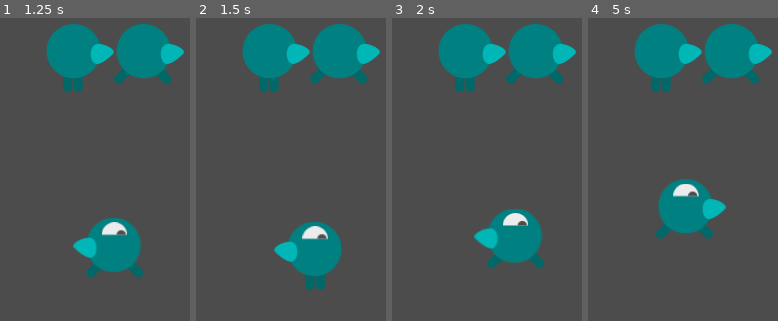
Above: before the commit, frames 1-4 (left to right).
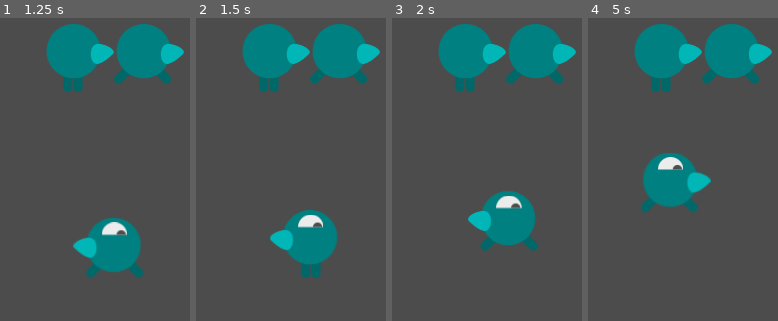
Above: after the commit, the same moments.

Repository: AlixBarreaux/dodge-the-beasties
Game: Godot game, scene res://TEST.tscn
Two runs of this game, one before a commit and one after it. Both use one fixed random seed, a clock stepped at 60 frames per second and the inputs below. This scene is started directly instead of the project's main scene.
Inputs (mouse positions are in pixels of both pictures, inside the frame that each line leads up to):
- Up to frame 1 (1.25 s): tap Enter at 0.5 s; move the mouse to (outside the picture) at 0.52 s; press the mouse at (outside the picture) at 0.53 s; hold W (move_up) from 0.53 s (still down); right-click (outside the picture) at 0.8 s
- Up to frame 2 (1.5 s): keep holding W (move_up); move the mouse to (outside the picture) at 1.27 s; release the mouse at (outside the picture) at 1.28 s; right-click (outside the picture) at 1.35 s
- Up to frame 3 (2 s): keep holding W (move_up); click (outside the picture) at 1.55 s
- Up to frame 4 (5 s): move the mouse to (outside the picture) at 2.02 s; release W (move_up) at 2.03 s; press the mouse at (outside the picture) at 2.03 s; hold A (move_left) 2.03-3.53 s; right-click (outside the picture) at 2.3 s; move the mouse to (728, 311) at 2.77 s; release the mouse at (728, 311) at 2.78 s; right-click (728, 311) at 2.85 s; click (728, 311) at 3.05 s; move the mouse to (633, 133) at 3.52 s; press the mouse at (633, 133) at 3.53 s; hold S (move_down) 3.53-4.28 s; right-click (633, 133) at 3.8 s; move the mouse to (outside the picture) at 4.27 s; release the mouse at (outside the picture) at 4.28 s; hold D (move_right) from 4.28 s (still down); right-click (outside the picture) at 4.35 s; click (outside the picture) at 4.55 s

Frame 1 is identical in both runs. In frame 2, 4.0% of the frame differs, in the area x 38-77%, y 63-90%; in frame 3, 5.1%; in frame 4, 7.1%, in the area x 27-73%, y 44-73%.

Commit message:
Remove right mouse button from PlayerController to avoid a movement bug in Player

Diff:
--- a/scripts/player.gd
+++ b/scripts/player.gd
@@ -49,15 +49,14 @@
 var velocity: Vector2 = Vector2(0.0, 0.0)
 
 func _physics_process(delta: float) -> void:
-#	direction = Vector2(0.0, 0.0)
-
+	print(direction)
 	if not mouse_event_global_position == Vector2(0.0, 0.0):
 		direction = (mouse_event_global_position - global_position).normalized()
-		velocity = direction * current_speed
-		self.move_and_slide(velocity)
-	else:
-		velocity = self.direction * self.current_speed
-		self.move_and_slide(self.velocity)
+#	else:
+#		direction = Vector2(0.0, 0.0)
+
+	velocity = self.direction * self.current_speed
+	self.move_and_slide(self.velocity)
 
 
 	self.position.x = clamp(self.position.x, 0, screen_size.x)
--- a/scripts/player_controller.gd
+++ b/scripts/player_controller.gd
@@ -23,11 +23,11 @@
 #	if direction == Vector2(0.0, 0.0):
 
 	if event is InputEventMouseButton or event is InputEventMouseMotion:
-		if Input.is_action_pressed("left_mouse_button") or Input.is_action_pressed("right_mouse_button"):
+		if Input.is_action_pressed("left_mouse_button"):
 			if event.global_position != Vector2(0.0, 0.0):
 				emit_signal("input_movement_mouse_sent", event.global_position)
 
-		elif Input.is_action_just_released("left_mouse_button") or Input.is_action_just_released("right_mouse_button"):
+		elif Input.is_action_just_released("left_mouse_button"):
 			emit_signal("input_movement_mouse_sent", Vector2(0.0, 0.0))
 		return
 
